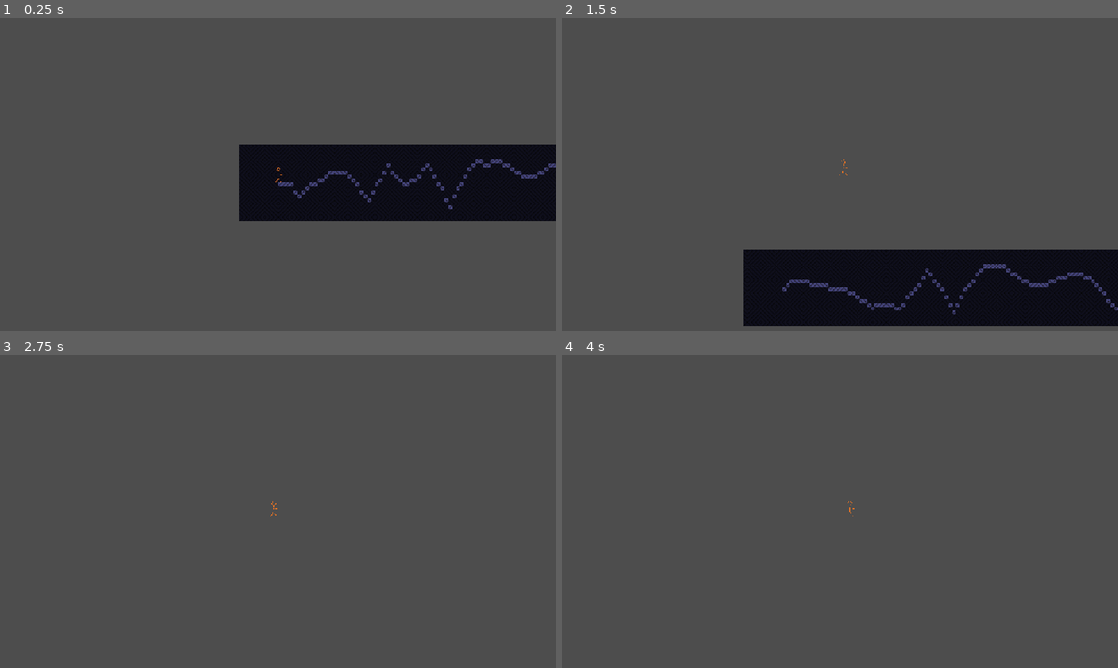
Above: before the commit, frames 1-4 (two rows, left to right).
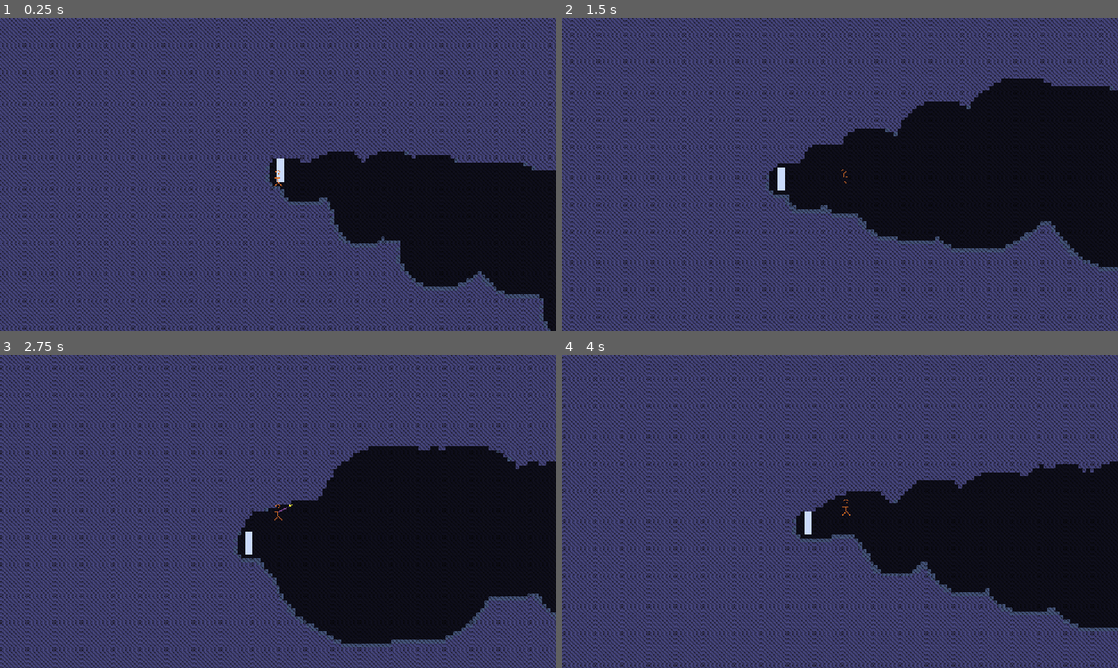
Above: after the commit, the same moments.

Repository: henreedev/exponential-climb
Game: Godot game, scene res://scenes/game.tscn
Same seed, same stepped clock (60 frames per second), same inputs: the game is played once before the commit and once after it.
Inputs (mouse positions are in pixels of both pictures, inside the frame that each line leads up to):
- Up to frame 1 (0.25 s): no input
- Up to frame 2 (1.5 s): move the mouse to (962, 158) at 0.52 s; hold R (test_generate_new_room, bound only after the commit) 0.53-1.28 s; hold D (move_right) from 0.53 s (still down); tap Space (jump) at 0.77, 0.8, 1.07, 1.35 s; move the mouse to (728, 190) at 1.27 s
- Up to frame 3 (2.75 s): tap Space (jump) at 1.52, 1.82, 2.3 s; tap R (test_generate_new_room, bound only after the commit) at 1.55 s; move the mouse to (333, 442) at 2.02 s; release D (move_right) at 2.03 s; press the mouse at (333, 442) at 2.03 s; hold A (move_left) from 2.03 s (still down)
- Up to frame 4 (4 s): move the mouse to (812, 574) at 2.77 s; release A (move_left) at 2.78 s; release the mouse at (812, 574) at 2.78 s; hold D (move_right) from 2.78 s (still down); tap Q (toggle_loop) at 2.85 s; tap Space (jump) at 3.02, 3.32, 3.77, 3.8 s; tap R (test_generate_new_room, bound only after the commit) at 3.05 s; move the mouse to (1006, 558) at 3.52 s; hold R (test_generate_new_room, bound only after the commit) from 3.53 s (still down)

The runs differ from the first frame. In frame 1, 91% of the frame differs, in the area x 0-100%, y 0-100%; in frame 2, 99%; in frame 3, 100%; in frame 4, 100%.

Commit message:
room gen fills in correct tiles, add customization, wip on side paths

Diff:
--- a/autoload/global.gd
+++ b/autoload/global.gd
@@ -4,6 +4,7 @@
 signal max_builds_updated
 
 var player : Player
+var floor : Floor
 
 var max_perks := 2
 var max_build_size := 2
--- a/project.godot
+++ b/project.godot
@@ -13,7 +13,9 @@
 config/name="Exponential Climb"
 run/main_scene="uid://bhjs02ycn3upj"
 config/features=PackedStringArray("4.4", "Forward Plus")
-config/icon="res://assets/image/icon.svg"
+boot_splash/image="uid://b40fm4r1i1oc3"
+boot_splash/use_filter=false
+config/icon="uid://b40fm4r1i1oc3"
 
 [autoload]
 
@@ -75,6 +77,11 @@
 , Object(InputEventKey,"resource_local_to_scene":false,"resource_name":"","device":-1,"window_id":0,"alt_pressed":false …(186 unchanged characters)…
 ]
 }
+test_generate_new_room={
+"deadzone": 0.2,
+"events": [Object(InputEventKey,"resource_local_to_scene":false,"resource_name":"","device":-1,"window_id":0,"alt_pressed":false,"shift_pressed":false,"ctrl_pressed":false,"meta_pressed":false,"pressed":false,"keycode":0,"physical_keycode":82,"key_label":0,"unicode":114,"location":0,"echo":false,"script":null)
+]
+}
 
 [layer_names]
 
@@ -86,8 +93,11 @@
 
 [physics]
 
+common/physics_ticks_per_second=120
+common/max_physics_steps_per_frame=12
 common/physics_interpolation=true
 
 [rendering]
 
 textures/canvas_textures/default_texture_filter=0
+2d/snap/snap_2d_vertices_to_pixel=true
--- a/scenes/environment/door.tscn
+++ b/scenes/environment/door.tscn
@@ -7,7 +7,6 @@
 size = Vector2(16, 48)
 
 [node name="Door" type="Node2D"]
-visible = false
 script = ExtResource("1_hs68i")
 
 [node name="Area2D" type="Area2D" parent="."]
@@ -18,3 +17,5 @@
 
 [node name="Sprite2D" type="Sprite2D" parent="."]
 texture = ExtResource("1_md2ur")
+
+[connection signal="body_entered" from="Area2D" to="." method="_on_area_2d_body_entered"]
--- /dev/null
+++ b/scenes/environment/generated_rooms/test_room.tres
@@ -0,0 +1,15 @@
+[gd_resource type="Resource" script_class="RoomInfo" load_steps=2 format=3 uid="uid://cf3fifi804ax7"]
+
+[ext_resource type="Script" uid="uid://dmoti0wmeddvn" path="res://scripts/environment/room_info.gd" id="1_gjywi"]
+
+[resource]
+script = ExtResource("1_gjywi")
+type = 0
+start_door_type = 0
+start_door_pos = Vector2i(0, 0)
+main_door_type = 0
+main_door_pos = Vector2i(0, 0)
+side_doors_types = Array[int]([])
+side_doors_positions = Array[Vector2i]([])
+side_path_radius_curves = Array[Curve]([])
+metadata/_custom_type_script = ExtResource("1_gjywi")
--- a/scenes/player/player.tscn
+++ b/scenes/player/player.tscn
@@ -8,6 +8,8 @@
 
 [node name="Player" type="CharacterBody2D"]
 collision_mask = 22
+slide_on_ceiling = false
+floor_snap_length = 0.0
 script = ExtResource("1_8afob")
 
 [node name="CollisionShape2D" type="CollisionShape2D" parent="."]
--- a/scripts/environment/door.gd
+++ b/scripts/environment/door.gd
@@ -5,7 +5,14 @@
 
 var type : Room.Type
 
+var locked := true
+
+
+# TODO unlock on condition, depending on the room this door is in
 
 
 # TODO on player enter: generate and switch to new room of this door's type
-# TODO unlock on condition, depending on the room this door is in
+func _on_area_2d_body_entered(body):
+	if body is Player:
+		if not locked:
+			Global.floor.generate_new_room.call_deferred(global_position)
--- a/scripts/environment/floor.gd
+++ b/scripts/environment/floor.gd
@@ -6,16 +6,23 @@
 const ROOM_SCENE = preload("res://scenes/environment/room.tscn")
 
 func _ready():
-	Room.generate_room(Vector2(0, 0), Vector2(1000, 0), self)
+	Global.floor = self
+	Room.generate_room(Vector2(0, 0), self)
+
 
 func _input(event):
-	if event.is_action_pressed("jump"):
+	if event.is_action_pressed("test_generate_new_room"):
+		generate_new_room()
+
+func generate_new_room(start_pos := Vector2.ZERO):
+	remove_children()
+	Room.generate_room(start_pos, self)
+
+func remove_children():
+	if get_child_count() >= 2:
 		get_child(0).queue_free()
 		get_child(1).queue_free()
 		get_child(2).queue_free()
 		remove_child(get_child(0))
 		remove_child(get_child(0))
 		remove_child(get_child(0))
-		var rand_start = Vector2.ZERO
-		var rand_end = Vector2(1000, 0)
-		Room.generate_room(rand_start, rand_end, self)
--- /dev/null
+++ b/scripts/environment/path_info.gd
@@ -0,0 +1,16 @@
+extends Resource
+
+class_name PathInfo
+
+var start : Vector2i
+var end : Vector2i
+
+var angle : float
+var length : float
+
+var path_core : Array[Vector2i]
+var top_edge : Array[Vector2i]
+var bottom_edge : Array[Vector2i]
+var inside : Array[Vector2i]
+
+var radius_curve : Curve
--- a/scripts/environment/room.gd
+++ b/scripts/environment/room.gd
@@ -26,47 +26,154 @@
 ## Room is entered through this door, and immediately closes permanently afterwards.
 var start_door : Door
 ## The main path leads to this door.
-var main_path_door : Door
+var main_door : Door
+## Contains all level generation details about this room, produced randomly before creating it.
+var info : RoomInfo
 
 ## Determines door positions and generates room tiles, returning the new room.
+static func generate_room(start_pos : Vector2, attach_to : Node, end_pos : Vector2 = Vector2.INF, type : Type = Type.TEST) -> Room:
+	# Generate room info (defines all level generation attributes
+	# Generate room based on info
+	var room : Room = ROOM_SCENE.instantiate()
+	var info : RoomInfo = room.generate_room_info(start_pos, type)
+	room.info = info
+	room.start_door = DOOR_SCENE.instantiate()
+	room.start_door.position = info.start_door_pos
+	room.main_door = DOOR_SCENE.instantiate()
+	room.main_door.locked = false
+	room.main_door.position = info.main_door_pos
+	attach_to.add_child(room)
+	room.add_child(room.start_door)
+	room.add_child(room.main_door)
 
-static func generate_room(start_pos : Vector2, end_pos : Vector2, attach_to : Node) -> Room:
-	var room : Room = ROOM_SCENE.instantiate()
-	room.start_door = DOOR_SCENE.instantiate()
-	room.start_door.position = start_pos
-	room.main_path_door = DOOR_SCENE.instantiate()
-	room.main_path_door.position = end_pos
-	attach_to.add_child(room)
-	attach_to.add_child(room.start_door)
-	attach_to.add_child(room.main_path_door)
+	room.place_room_tiles()
 
-	room.generate_room_tiles()
+	if Global.player:
+		Global.player.global_position = start_pos
 
 	return room
 
+func generate_room_info(start_pos : Vector2, type : Type = Type.TEST) -> RoomInfo:
+	var start_grid_pos := Vector2i(start_pos)
+	info = RoomInfo.new()
+	info.type = type
+	info.start_door_pos = start_grid_pos
+	info.start_door_type = type
+	match type:
+		_: # Generate a typical room
+			# Calculate main path
+			info.main_path = generate_path(true)
+			info.main_door_pos = info.main_path.end
+			info.main_door_type = pick_random_door_type()
+	return info
 
-func generate_room_tiles():
-	var start_door_pos := wall_layer.local_to_map(start_door.position)
-	var main_path_door_pos := wall_layer.local_to_map(main_path_door.position)
+func generate_path(is_main : bool) -> PathInfo:
+	var path = PathInfo.new()
+	# Set path length
+	var length = pick_path_length(is_main)
+	path.length = length
+	# Set path angle
+	var angle = randf_range(-PI / 6, PI / 6)
+	path.angle = angle
+	if is_main:
+		path.end = Vector2i(Vector2(info.start_door_pos) + Vector2(length, 0).rotated(angle))
+	else:
+		path.end = Vector2.ZERO # FIXME
+	path.start = info.start_door_pos
 
-	for x in range(start_door_pos.x - 10, main_path_door_pos.x + 10):
-		for y in range(start_door_pos.y - 10, main_path_door_pos.y + 10):
+
+	var radius_curve = Curve.new()
+	# Set max x domain to the number of tiles, so path generator can sample based
+	# on tile number
+	var num_tiles = (int(length) / 8.0 + 1)
+	radius_curve.max_domain = num_tiles
+	radius_curve.max_value = INF
+	const MAIN_PATH_RADIUS = 16
+	const MAIN_PATH_RADIUS_DEVIATION = 7
+	for point in pick_radius_curve_points(randi_range(2,6), MAIN_PATH_RADIUS, MAIN_PATH_RADIUS_DEVIATION, num_tiles, 0.1, 3, 2):
+		radius_curve.add_point(point, 0, 0, Curve.TANGENT_LINEAR, Curve.TANGENT_LINEAR)
+	path.radius_curve = radius_curve
+	return path
+
+
+func pick_path_length(is_main : bool):
+	match info.type:
+		_:
+			if is_main:
+				return randf_range(2000, 2500)
+			else:
+				return randf_range(500, 700)
+
+static func pick_random_door_type():
+	return Type.TEST # TODO
+
+
+static func pick_random_path_radius(radius : float, deviation : float) -> int:
+	return int(radius + randf_range(-deviation, deviation))
+
+
+static func pick_radius_curve_points(num_points : int, radius : int, deviation : int, \
+						x_domain : float, random_x_offset_frac : float, narrow_start_to := -1, \
+						narrow_end_to := -1) -> Array[Vector2]:
+	if narrow_start_to != -1:
+		num_points += 1
+	if narrow_end_to != -1:
+		num_points += 1
+	var points : Array[Vector2] = []
+	var x_increment = x_domain / num_points
+	for i in range(num_points):
+		if i == 0 and narrow_start_to != -1: # Narrow start of path
+			points.append(Vector2(0, narrow_start_to))
+			continue
+		if i == num_points - 1 and narrow_end_to != -1: # Narrow end of path
+			points.append(Vector2(x_domain, narrow_end_to))
+			break
+
+		var x_value = x_increment * i
+		var rand_x_offset = x_domain * randf_range(-random_x_offset_frac / 2, random_x_offset_frac / 2)
+		x_value += rand_x_offset
+		var random_radius = pick_random_path_radius(radius, deviation)
+		points.append(Vector2(x_value, random_radius))
+	print(points)
+	return points
+
+
+func place_room_tiles():
+	var start_door_pos := wall_layer.local_to_map(info.start_door_pos)
+	var main_door_pos := wall_layer.local_to_map(info.main_door_pos)
+
+	var top_left_pos := Vector2i(mini(start_door_pos.x, main_door_pos.x), mini(start_door_pos.y, main_door_pos.y))
+	var bottom_right_pos := Vector2i(maxi(start_door_pos.x, main_door_pos.x), maxi(start_door_pos.y, main_door_pos.y))
+	# Fill in bg
+	const PADDING_TILES := 100
+	for x in range(top_left_pos.x - PADDING_TILES, bottom_right_pos.x + PADDING_TILES):
+		for y in range(top_left_pos.y - PADDING_TILES, bottom_right_pos.y + PADDING_TILES):
 			var coord = Vector2i(x, y)
-			bg_layer.set_cell(coord, 0, BG_ATLAS_COORDS)
+			bg_layer.set_cell(coord, 0, WALL_ATLAS_COORDS)
 
-	#var main_path : Array[Vector2i] = TilePath.find_path(wall_layer, start_door_pos, main_path_door_pos)
-	var main_path : Array[Vector2i] = TilePath.find_straight_path(wall_layer, start_door_pos, main_path_door_pos)
+	var main_path_coords : Array[Vector2i] = TilePath.find_straight_path(wall_layer, info.main_path)
+	TilePath.add_noise_to_path(main_path_coords, noise, 20)
+	info.main_path.path_core = main_path_coords
 
-	noise.seed += 1
-	TilePath.add_noise_to_path(main_path, noise)
+	# Calculate and store edges
+	var main_path_edges : Array = TilePath.find_edges_of_path(main_path_coords, info.main_path.radius_curve)
+
+	var main_path_top_edge = main_path_edges[0]
+	var main_path_bot_edge = main_path_edges[1]
+	var main_path_inside = main_path_edges[2]
+
+	info.main_path.top_edge = main_path_top_edge
+	info.main_path.bottom_edge = main_path_bot_edge
+	info.main_path.inside = main_path_inside
+
+	TilePath.add_noise_to_path(main_path_top_edge, noise, 3)
 
 	# Carve out path
-	const RADIUS = 3
-
-	var upward_offset = Vector2i(0, -RADIUS)
-	var downward_offset = Vector2i(0, RADIUS)
-
-	for coord in main_path:
-		bg_layer.set_cell(coord, 0, WALL_ATLAS_COORDS)
+	for coord in main_path_top_edge:
+		wall_layer.set_cell(coord, 0, WALL_ATLAS_COORDS)
+	for coord in main_path_bot_edge:
+		wall_layer.set_cell(coord, 0, PLATFORM_ATLAS_COORDS)
+	for coord in main_path_inside:
+		bg_layer.set_cell(coord, 0, BG_ATLAS_COORDS)
 		#wall_layer.set_cell(coord + upward_offset, 0, WALL_ATLAS_COORDS)
 		#wall_layer.set_cell(coord + downward_offset, 0, WALL_ATLAS_COORDS)
--- /dev/null
+++ b/scripts/environment/room_info.gd
@@ -0,0 +1,17 @@
+extends Resource
+
+class_name RoomInfo
+
+@export var type : Room.Type
+
+var main_path : PathInfo
+var side_paths : Array[PathInfo]
+
+@export var start_door_type : Room.Type
+@export var start_door_pos : Vector2i
+
+@export var main_door_type : Room.Type
+@export var main_door_pos : Vector2i
+
+@export var side_doors_types : Array[Room.Type]
+@export var side_doors_positions : Array[Vector2i]
--- a/scripts/player/player.gd
+++ b/scripts/player/player.gd
@@ -53,8 +53,8 @@
 var index : int
 
 #region Physics variables
-#const DEFAULT_GRAVITY := 750.0
-const DEFAULT_GRAVITY := 0.0
+const DEFAULT_GRAVITY := 950.0
+#const DEFAULT_GRAVITY := 0.0
 const DEFAULT_MOVEMENT_SPEED := 150.0
 const DEFAULT_ACCELERATION_MOD := 12.0
 const DEFAULT_JUMP_STRENGTH := 300.0
@@ -76,7 +76,12 @@
 var physics_ratio_decrease := 0.0
 ## Whether the player's on the floor. Used to check for when the player lands on the ground.
 var on_floor := false
-
+## The amount of time after leaving a platform the player can still jump.
+const COYOTE_TIME := 0.08
+var coyote_timer := 0.0
+## The amount of time before landing that a jump input will register upon landing.
+const JUMP_BUFFER_DURATION := 0.2
+var jump_buffer := 0.0
 ## True if the player has double jumped at least once.
 var has_double_jumped := false
 ## Set false when a jump starts, true on release.
@@ -92,7 +97,7 @@
 	Global.max_perks_updated.connect(add_new_build)
 	_initialize_perk_builds()
 	_initialize_player_class()
-	pick_weapon(Weapon.Type.TELEPORT)
+	pick_weapon(Weapon.Type.GRAPPLE_HOOK)
 #region Perks
 
 func _initialize_perk_builds():
@@ -207,17 +212,17 @@
 	# Calculate physics velocity
 	physics_velocity = velocity
 	_flush_forces_and_impulses(delta)
-
 	# Calculate platforming velocity
 	platforming_velocity = velocity
-
 	# Land on the ground.
 	_check_floor_landing()
-
 	# Jump.
 	if Input.is_action_just_pressed("jump"):
+		jump_buffer = JUMP_BUFFER_DURATION
+	if jump_buffer > 0:
 		try_jump()
 	_check_jump_releases()
+	_process_jump_timers(delta)
 
 	# Fall.
 	var grav = gravity.get_final_value()
@@ -245,11 +250,18 @@
 	move_and_slide()
 
 func _check_floor_landing():
-	if is_on_floor() and not on_floor:
+	if is_on_floor() and not on_floor: # Just landed
 		double_jumps_left = double_jumps.get_final_value()
 		has_double_jumped = false
 		landed_on_floor.emit()
+	elif not is_on_floor() and on_floor: # Just left floor
+		coyote_timer = COYOTE_TIME
 	on_floor = is_on_floor()
+
+
+func _process_jump_timers(delta : float):
+	coyote_timer -= delta
+	jump_buffer -= delta
 
 func _check_jump_releases():
 	if not is_on_floor() and not has_released_jump:
@@ -266,14 +278,16 @@
 func try_jump() -> void:
 	# Will be set true by a weapon with its own jump logic when trying a jump
 	skip_next_jump = false
-	if is_on_floor():
+	if is_on_floor() or coyote_timer > 0:
 		trying_jump.emit()
+		jump_buffer = 0.0
 		if not skip_next_jump:
 			#var jump_str = jump_strength.get_final_value()
 			var jump_str = DEFAULT_JUMP_STRENGTH
 			platforming_velocity.y = -jump_str
 			physics_velocity.y -= jump_str
 		has_released_jump = false
+		jump_buffer = 0.0
 		jumped.emit()
 	elif double_jumps_left > 0:
 		trying_double_jump.emit()
@@ -285,6 +299,7 @@
 		double_jumps_left -= 1
 		has_double_jumped = true
 		has_released_jump = false
+		jump_buffer = 0.0
 		double_jumped.emit()
 
 func set_physics_ratio(proportion : float):
--- a/scripts/utilities/tilepath.gd
+++ b/scripts/utilities/tilepath.gd
@@ -3,9 +3,11 @@
 ## Contains utilities for generating paths between tile coordinates.
 class_name TilePath
 
+
 ## Returns an array of tile coordinates between the start and end coordinates.
-static func find_straight_path(map : TileMapLayer, start : Vector2i, \
-						end : Vector2i) -> Array[Vector2i]:
+static func find_straight_path(map : TileMapLayer, info : PathInfo):
+	var start = info.start
+	var end = info.end
 	var path : Array[Vector2i] = []
 	var diff = end - start
 
@@ -27,12 +29,14 @@
 	path.append_array(coords_set.keys())
 	return path
 
+
 ## Adds given noise to a path, ensuring the start and end points remain the same.
 static func add_noise_to_path(path : Array[Vector2i], \
-							noise : FastNoiseLite):
-
+							noise : FastNoiseLite, strength := 7):
+	noise.seed += 1
 	var path_len = len(path)
 	var progress = 0.0
+	var path_slope = Vector2(path[-1] - path[0]).normalized().rotated(PI / 2)
 
 	var i = 0
 	for coord : Vector2i in path:
@@ -40,99 +44,84 @@
 		# 0 to 1, multiplied onto the noise to ensure start and end are connected
 		var noise_intensity = 2 * (-abs(progress - 0.5) + 0.5)
 		noise_intensity = pow(noise_intensity, 0.3)
-		#var noise_intensity = ease(noise_intensity, -500)
-		#print(noise_intensity)
-		#coord.y += noise_intensity * 10
-		var noise_sample = noise.get_noise_1d(i) * 7 * noise_intensity
-		coord.y += noise_sample
+
+		var noise_sample = noise.get_noise_1d(i) * strength * noise_intensity
+		coord += Vector2i(noise_sample * path_slope)
 		path[i] = coord
 		i += 1
 	return path
 
-#region A-star pathfinding
 
-# Finds the shortest path between start and goal tile coordinates
-static func find_path(tilemap: TileMapLayer, start: Vector2i, goal: Vector2i) -> Array[Vector2i]:
-	if start == goal:
-		return [start]
+## Finds the top and bottom edge of a path by dragging a circle along it, where the edge of the
+## circle defines the edge of the path and the inside of the circle deletes the edges,
+## creating a hollow shell around the path.
+## Returns both edges and the tiles inside in an array of shape [top, bottom, inside]
+static func find_edges_of_path(path : Array[Vector2i], radius_curve : Curve = null, base_radius := 5) -> Array:
+	# Tracks the final set of tiles defining the edge.
+	var edge_coord_set := {}
+	# Tracks the final set of tiles defining the center (everything inside the edge).
+	var inside_coord_set := {}
+	# Tracks the tiles visited so far, so that visited tiles do not rejoin
+	# the edge but *can* be removed from the edge.
+	var visited := {}
+	var i := 0 # Used for sampling base_radius curve at each tile
+	for path_coord : Vector2i in path:
+		var radius : int = base_radius
+		if radius_curve:
+			radius = radius_curve.sample_baked(i) # NOTE maybe should use `sample_baked()`
+		var x_range = range(-radius - 1, radius + 2) # range is inclusive then exclusive
+		var y_range = range(-radius - 1, radius + 2)
+		for x_offset in x_range:
+			for y_offset in y_range:
+				# Look in a square around the point
+				var coord_offset = Vector2i(x_offset, y_offset)
+				var coord = path_coord + coord_offset
+				var mh_dist = euclidean_dist(path_coord, coord)
 
-	# Open list and closed list
-	var open_list = []
-	var closed_list = {}
+				if mh_dist <= radius:
+					edge_coord_set.erase(coord) # Can remove visited tiles
+					inside_coord_set[coord] = null
+					visited[coord] = null # Add to visited
+				if mh_dist == radius + 1:
+					if visited.has(coord):
+						continue # Don't add as an edge tile if already visited
+					inside_coord_set.erase(coord)
+					edge_coord_set[coord] = null # null is dummy value, just using key
+					visited[coord] = null
+		i += 1
+	# Create the overall circular edge of the path
+	var path_edge : Array[Vector2i] = []
+	path_edge.append_array(edge_coord_set.keys())
+	# Use visited to only add non-visited tiles to top and bottom edges
+	visited.clear()
+	# Generate the top and bottom of the path by looking at each point and finding a point below it;
+	# if that point exists, mark them as top and bottom points.
+	var top_edge : Array[Vector2i] = []
+	var bottom_edge : Array[Vector2i] = []
+	for path_edge_coord_top in path_edge:
+		if visited.has(path_edge_coord_top): continue
+		# Find a coord below. If exists, this is top, else this is bot edge.
+		for path_edge_coord_bot in path_edge:
+			if visited.has(path_edge_coord_top): continue
+			if path_edge_coord_top.x == path_edge_coord_bot.x and \
+					path_edge_coord_top.y < path_edge_coord_bot.y:
+				top_edge.append(path_edge_coord_top)
+				bottom_edge.append(path_edge_coord_bot)
+				visited[path_edge_coord_top] = null
+				visited[path_edge_coord_bot] = null
+				break
+		# Add to bottom edge if no vertical match below was found
+		if not visited.has(path_edge_coord_top):
+			bottom_edge.append(path_edge_coord_top)
+			visited[path_edge_coord_top] = null
 
-	# G cost and F cost dictionaries
-	var g_cost = {}
-	var f_cost = {}
+	# Also return the inside of the edges, to be filled with background tiles
+	var inside : Array[Vector2i] = []
+	inside.append_array(inside_coord_set.keys())
 
-	# Parent dictionary for reconstructing the path
-	var parent = {}
+	return [top_edge, bottom_edge, inside]
 
-	# Add start node to the open list
-	open_list.append(start)
-	g_cost[start] = 0
-	f_cost[start] = heuristic(start, goal)
 
-	while open_list.size() > 0:
-		# Find the node with the lowest F cost
-		open_list.sort_custom(func(a, b): return f_cost[a] < f_cost[b])
-		var current = open_list.pop_front()
-
-		# Add to the closed list
-		closed_list[current] = true
-
-		# Goal reached
-		if current == goal:
-			return reconstruct_path(parent, current)
-
-		# Check neighbors
-		for neighbor in get_neighbors(tilemap, current):
-			if neighbor in closed_list:
-				continue
-
-			var tentative_g_cost = g_cost[current] + 1
-
-			if neighbor not in g_cost or tentative_g_cost < g_cost[neighbor]:
-				parent[neighbor] = current
-				g_cost[neighbor] = tentative_g_cost
-				f_cost[neighbor] = g_cost[neighbor] + heuristic(neighbor, goal)
-
-				if neighbor not in open_list:
-					open_list.append(neighbor)
-
-	# No path found
-	return []
-
-# Heuristic function (Manhattan distance)
-static func heuristic(a: Vector2i, b: Vector2i) -> float:
-	return abs(a.x - b.x) + abs(a.y - b.y)
-
-# Reconstructs the path from the parent dictionary
-static func reconstruct_path(parent: Dictionary, current: Vector2i) -> Array[Vector2i]:
-	var path : Array[Vector2i] = [current]
-	while current in parent:
-		current = parent[current]
-		path.append(current)
-	path.reverse()
-	return path
-
-# Returns the neighbors of a tile
-static func get_neighbors(tilemap: TileMapLayer, tile: Vector2i) -> Array[Vector2i]:
-	var neighbors : Array[Vector2i] = []
-	var neighbor_directions = [
-		TileSet.CellNeighbor.CELL_NEIGHBOR_RIGHT_SIDE,
-		TileSet.CellNeighbor.CELL_NEIGHBOR_BOTTOM_RIGHT_CORNER,
-		TileSet.CellNeighbor.CELL_NEIGHBOR_BOTTOM_SIDE,
-		TileSet.CellNeighbor.CELL_NEIGHBOR_BOTTOM_LEFT_CORNER,
-		TileSet.CellNeighbor.CELL_NEIGHBOR_LEFT_SIDE,
-		TileSet.CellNeighbor.CELL_NEIGHBOR_TOP_LEFT_CORNER,
-		TileSet.CellNeighbor.CELL_NEIGHBOR_TOP_SIDE,
-		TileSet.CellNeighbor.CELL_NEIGHBOR_TOP_RIGHT_CORNER,
-	]
-
-	for neighbor_dir in neighbor_directions:
-		var neighbor = tilemap.get_neighbor_cell(tile, neighbor_dir)
-		neighbors.append(neighbor)
-
-	return neighbors
-
-#endregion A-star pathfinding
+static func euclidean_dist(a : Vector2i, b : Vector2i):
+	#return abs(a.x - b.x) + abs(a.y - b.y) # Uncomment for manhattan distance formula
+	return int(sqrt((a.x - b.x) * (a.x - b.x) + (a.y - b.y) * (a.y - b.y)))
--- a/scripts/weapons/grapple_hook/grapple_hook.gd
+++ b/scripts/weapons/grapple_hook/grapple_hook.gd
@@ -5,7 +5,8 @@
 var grapple_range : float ## Depends on range
 var hook : Hook
 const hook_speed := 700.0
-const max_length := 175.0
+#const max_length := 175.0
+const max_length := 400.0
 var attached := false
 var retracting := false
 
@@ -66,13 +67,12 @@
 		if hook.hooked_on_surface.is_connected(_begin_hook_movement):
 			hook.hooked_on_surface.disconnect(_begin_hook_movement)
 		hook.queue_free()
-	player.set_physics_ratio_decrease(1.0)
+	player.end_ability_physics()
 	remove_gravity_mod()
 
 func _begin_hook_movement():
 	attached = true
-	player.set_physics_ratio(1.0)
-	player.set_physics_ratio_decrease(0.0)
+	player.start_ability_physics()
 	add_gravity_mod()
 
 	_jerk_towards_hook()
@@ -103,7 +103,6 @@
 			else:
 				_retract_hook()
 		if dist < 20.0 and retracting:
-			print("deleting by distance")
 			_cancel_hook()
 
 ## Draws a line connecting the player and the hook.
--- a/scripts/weapons/grapple_hook/hook.gd
+++ b/scripts/weapons/grapple_hook/hook.gd
@@ -24,7 +24,7 @@
 	# TODO add Enemy class
 	#if body is Enemy:
 		#enemy_hit.emit()
-	if body is Map:
+	if body is Map or body is TileMapLayer:
 		set_deferred("freeze", true)
 		hooked_on_surface.emit()
 
Not shown, added: scripts/environment/path_info.gd.uid
Not shown, added: scripts/environment/room_info.gd.uid
